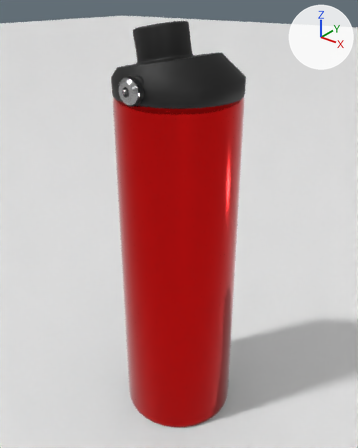
The Blender file Render/Cormac Wilson/Render/Stanley Water Bottle.blend as it was, and as the next commit left it.
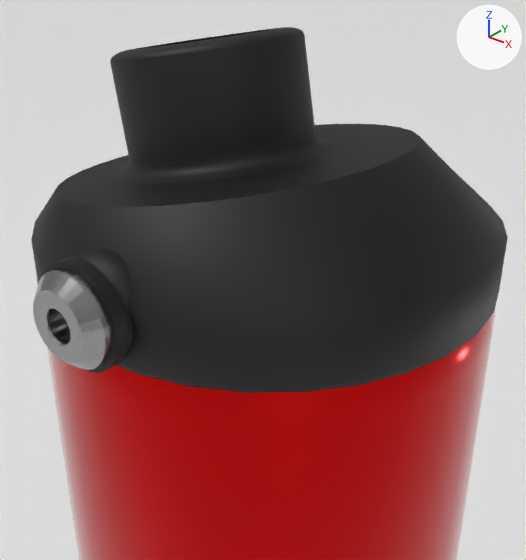
Each version appears first whole from a 50 mm lens placed at (4.73, -5.9, 7.36), pointed at (-0.06, 0.08, 3.65), and next in a close-up from a 50 mm lens placed at (1.83, -2.33, 7.25), pointed at (0.11, -0.18, 5.91). The lights are fixed; the arrows at upper right show +X, +Y and +Z. The first two pictures are the older version.

Objects in the first close-up: 'Bottle Body', 'Bottle Handle', 'Bottle Lid', 'Plane'.
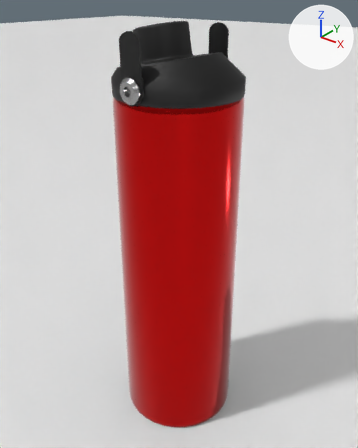
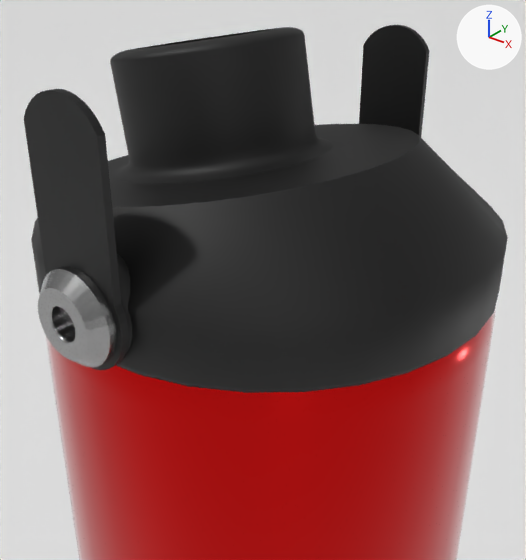
Changed parts and their boxes [x1, y1, x2, y2] in the close-ups (526 x 560 px; the box of a moved part takes in the faces that stretch with it):
'Bottle Handle', reshaped: before [33, 249, 132, 373]; after [24, 25, 429, 370]
part 1 of me_cylinder, moved or reshaped: before [33, 268, 112, 370]; after [38, 266, 117, 368]
part 2 of me_cylinder, rebuilt: before [42, 257, 129, 373]; after [24, 25, 429, 370]
part 3 of me_cylinder, moved or reshaped: before [79, 249, 132, 352]; after [117, 254, 132, 353]

What changed in the scene script:
```text
Change me_cylinder:
    used by ob_bottle_handle; location = (0.0, 0.0, 7.949)
    remove me_cylinder.from_pydata(...)  # 664 vertices, 562 faces; spans x -0.198..0.198, y 0.797..1.124, z -2.089..-1.686
    add me_cylinder.from_pydata(...)  # 796 vertices, 694 faces; spans x -0.198..0.198, y 0.852..1.104, z -2.089..-1.136
    me_cylinder part 1: the loose piece of 512 vertices spanning x -0.178..0.178, y 0.986..1.124, z -2.064..-1.708 is moved by (0.0, -0.019, 0.0)
    me_cylinder part 2: the loose piece of 88 vertices spanning x -0.198..0.198, y 0.992..1.043, z -2.089..-1.686 is rebuilt with 220 vertices and now spans x -0.198..0.198, y 0.993..1.023, z -2.089..-1.136
    me_cylinder part 3
    32 vertices are removed from x -0.19..0.19, y 0.797, z -2.078..-1.697
    33 faces are deleted
    32 new vertices lie (0.0, -0.138, 0.0) away from vertices in x -0.19..0.19, y 0.99, z -2.078..-1.697
    33 new faces join them, mat_bottle_lid_material (black #000000), smooth
```
